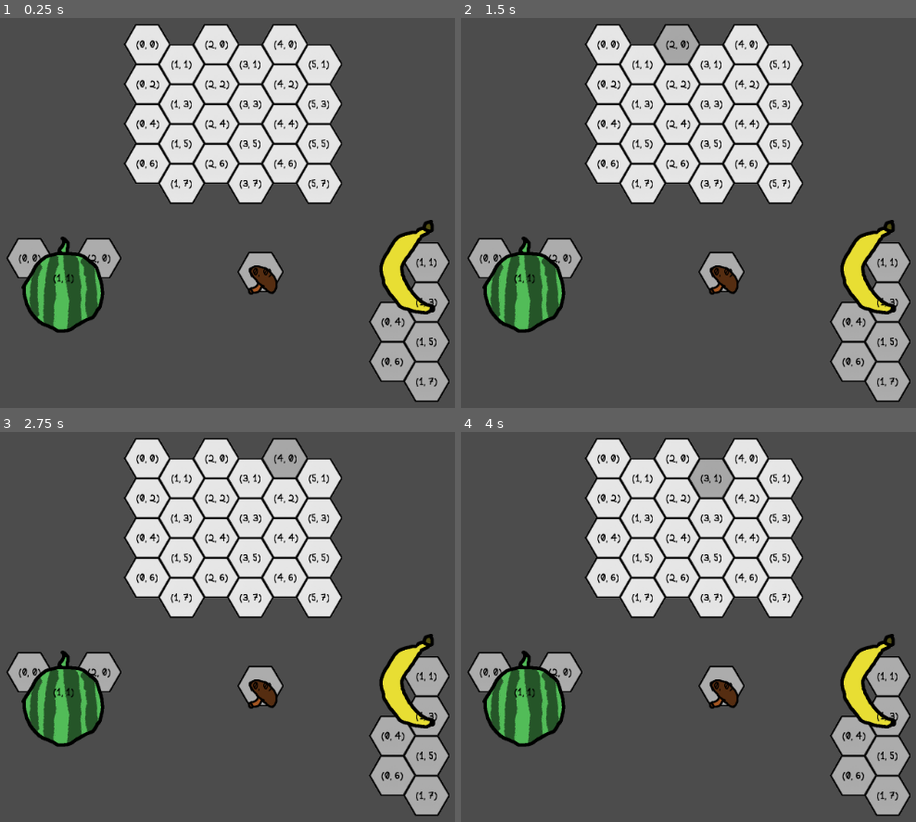
Above: before the commit, frames 1-4 (two rows, left to right).
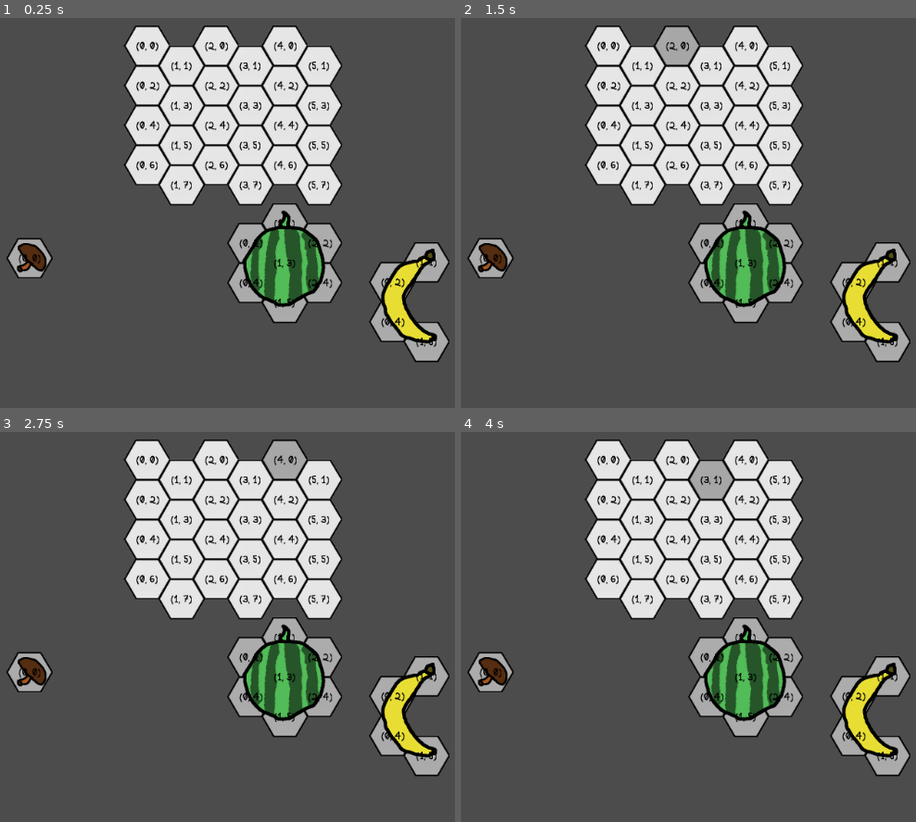
Above: after the commit, the same moments.

Repository: zhimingc/cook-bag
Game: Godot game, scene res://Main/Sandbox.tscn
The game is run twice, just before and just after one commit, with the same random seed, the same clock (stepped at 60 frames per second) and the same inputs.
Inputs (mouse positions are in pixels of both pictures, inside the frame that each line leads up to):
- Up to frame 1 (0.25 s): no input
- Up to frame 2 (1.5 s): tap Enter at 0.5 s; move the mouse to (606, 45) at 0.52 s; click (606, 45) at 0.6 s; tap Space at 1.25 s; move the mouse to (674, 45) at 1.27 s; click (674, 45) at 1.35 s
- Up to frame 3 (2.75 s): tap Enter at 2 s; move the mouse to (286, 459) at 2.02 s; click (286, 459) at 2.1 s
- Up to frame 4 (4 s): tap Space at 2.75 s; move the mouse to (643, 478) at 2.77 s; click (643, 478) at 2.85 s; tap Enter at 3.5 s; move the mouse to (711, 478) at 3.52 s; click (711, 478) at 3.6 s

The runs differ from the first frame. In frame 1, 19% of the frame differs, in the area x 3-99%, y 1-99%; in frame 2, 19%; in frame 3, 19%; in frame 4, 19%.

Commit message:
Doubled coordinates working with items and inventory check

Diff:
--- a/HexGridManager/HexGridManager.gd
+++ b/HexGridManager/HexGridManager.gd
@@ -48,9 +48,9 @@
 func on_mouse_entered(hex):
 	item_hover_exit()
 	hovered_hex.append(hex)
+	hex.set_interact_state(HexCell.INTERACT_STATE.hover)
 	if ItemMan.is_currently_holding():
 		check_valid_item_drop()
-	hex.set_interact_state(HexCell.INTERACT_STATE.hover)
 
 func on_mouse_exit(hex):
 	hovered_hex.erase(hex)
--- a/Item/Banana/Banana.gd
+++ b/Item/Banana/Banana.gd
@@ -5,9 +5,8 @@
 	._ready()
 	var array = [0, 1,
 				 1, 0,
-				 1, 0,
-				 0, 1]
-	var dims = Vector2(2, 4)
+				 1, 1]
+	var dims = Vector2(2, 3)
 	shape.init_shape(array, dims)
 	gen_grid()
 
--- a/Item/Banana/Banana.tscn
+++ b/Item/Banana/Banana.tscn
@@ -8,7 +8,7 @@
 
 [node name="Sprite" type="Sprite" parent="."]
 self_modulate = Color( 0.956863, 0.917647, 0.211765, 1 )
-position = Vector2( 20, 36 )
+position = Vector2( 22.5, 76 )
 scale = Vector2( 0.5, 0.5 )
 z_index = 1
 texture = ExtResource( 1 )
--- a/Item/Mushroom/Mushroom.tscn
+++ b/Item/Mushroom/Mushroom.tscn
@@ -9,7 +9,6 @@
 
 [node name="Sprite" type="Sprite" parent="."]
 self_modulate = Color( 0.843137, 0.443137, 0.168627, 1 )
-position = Vector2( 0, 12 )
 scale = Vector2( 0.5, 0.5 )
 z_index = 1
 texture = ExtResource( 2 )
--- a/Item/Watermelon/Watermelon.gd
+++ b/Item/Watermelon/Watermelon.gd
@@ -3,8 +3,9 @@
 # Called when the node enters the scene tree for the first time.
 func _ready():
 	._ready()
-	shape.grid_array.array = [1, 1, 1,
-							  1, 1, 1,
-							  0, 1, 0]
-	shape.grid_array.dims = Vector2(3, 3)
+	var array = [0, 1, 0,
+				 1, 1, 1,
+				 1, 1, 1]
+	var dims = Vector2(3, 3)
+	shape.init_shape(array, dims)
 	gen_grid()
--- a/Item/Watermelon/Watermelon.tscn
+++ b/Item/Watermelon/Watermelon.tscn
@@ -8,7 +8,7 @@
 
 [node name="Sprite" type="Sprite" parent="."]
 self_modulate = Color( 0.423529, 0.960784, 0.45098, 1 )
-position = Vector2( 45, 40 )
+position = Vector2( 45, 80 )
 scale = Vector2( 0.5, 0.5 )
 z_index = 1
 texture = ExtResource( 2 )
--- a/Main/Sandbox.tscn
+++ b/Main/Sandbox.tscn
@@ -12,6 +12,7 @@
 current = true
 
 [node name="HexGridMan" type="Node2D" parent="."]
+position = Vector2( 0, 2 )
 script = ExtResource( 1 )
 hexgrid_obj = ExtResource( 2 )
 grid_dims = Vector2( 6, 4 )
@@ -21,8 +22,6 @@
 [node name="Banana" parent="." instance=ExtResource( 3 )]
 position = Vector2( 196, 54 )
 
+[node name="Mushroom" parent="." instance=ExtResource( 5 )]
+
 [node name="Watermelon" parent="." instance=ExtResource( 4 )]
-position = Vector2( -305, 76 )
-
-[node name="Mushroom" parent="." instance=ExtResource( 5 )]
-position = Vector2( 14, 95 )
--- a/Utils/Utils.gd
+++ b/Utils/Utils.gd
@@ -9,12 +9,12 @@
 	func _init():
 		pass
 
-	func init_array(array_dims):
+	func init_array(array_dims, fill = true):
 		array.clear()
 		dims = array_dims
 		for y in dims[1]:
 			for x in dims[0]:
-				array.append(1)
+				array.append(1 if fill else 0)
 
 	func get_elem(x, y):
 		var index = x + (y * dims[0])
@@ -37,10 +37,13 @@
 		grid_array = Array2D.new()
 
 	func init_shape(array, dims):
-		grid_array.init_array(dims * Vector2(1, 2))
+		grid_array.init_array(dims * Vector2(1, 2), false)
+		# map 2d array preview to doubled coordinates
 		for y in dims[1]:
 			for x in dims[0]:
-				grid_array.array[x+((y+1)*x)] = array[x+y*x]
+				var dy = y * 2 if x % 2 == 0 else y * 2 + 1
+				var index = x+(dy*grid_array.dims[0])
+				grid_array.array[index] = array[x+y*dims[0]]
 
 	func init_grid(grid_dims, _grid_pixel = 32, _grid_scale = 1):
 		grid_array.init_array(grid_dims * Vector2(1, 2))
@@ -66,8 +69,9 @@
 
 	func get_hex(x, y):
 		var index = x + (y * grid_array.dims[0])
-		if index < gridObjs.size():
-			return gridObjs[index]
+		for grid in gridObjs:
+			if grid.coordinates == Vector2(x,y):
+				return grid
 		return null
 
 class HexGrid:
